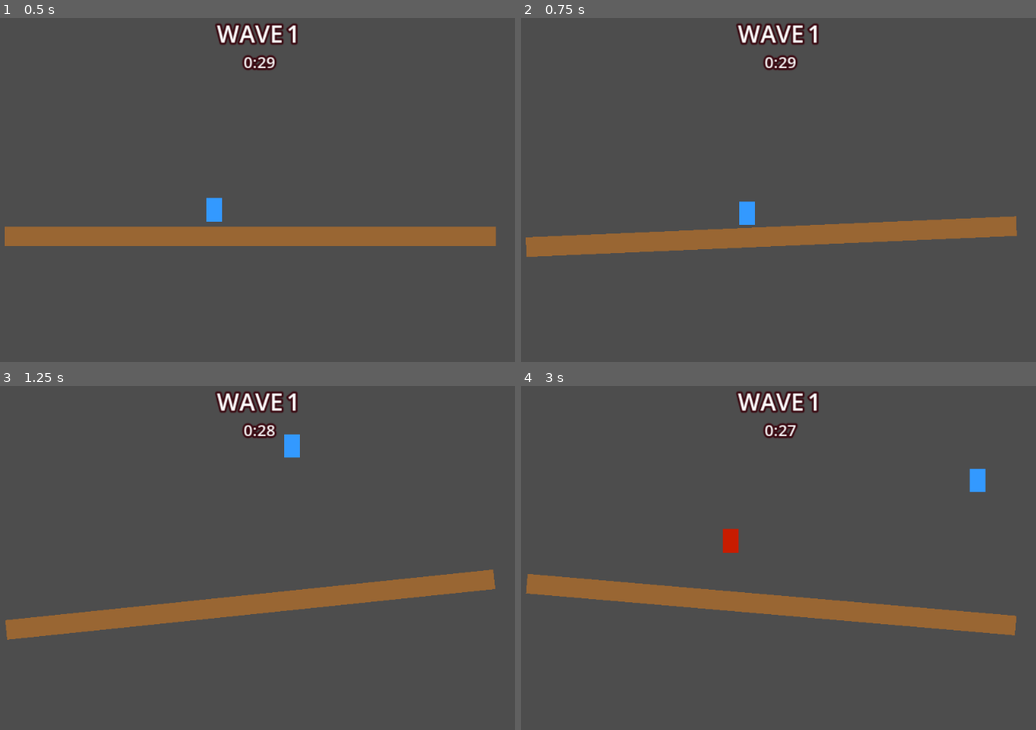
Above: before the commit, frames 1-4 (two rows, left to right).
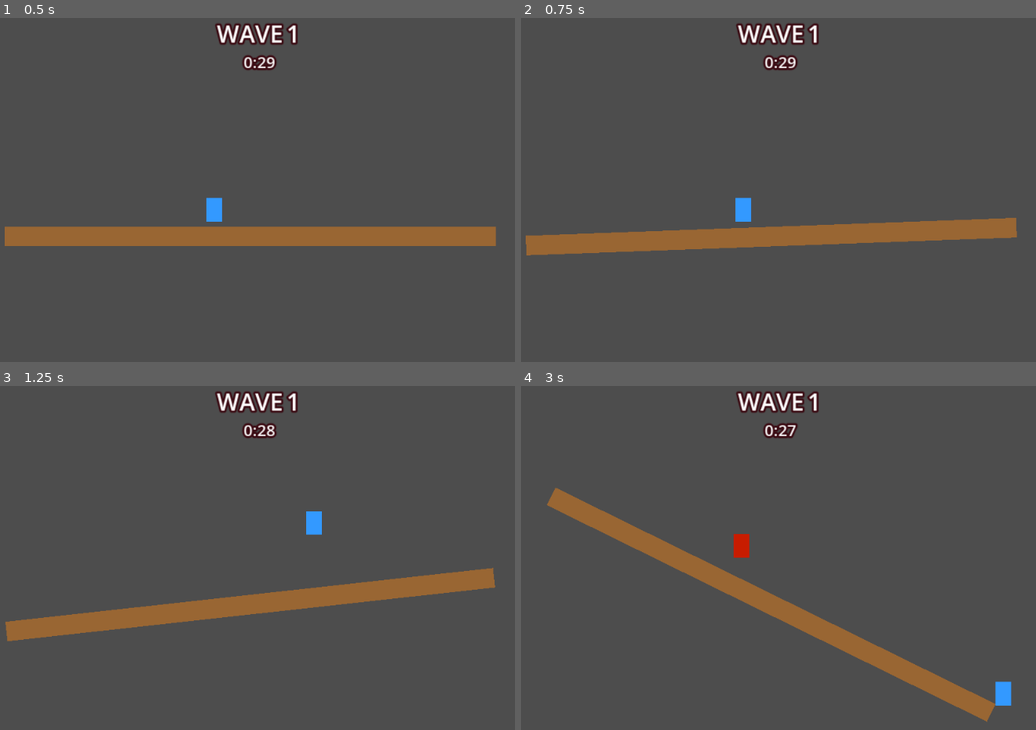
Above: after the commit, the same moments.

Repository: Huffmanz/BadGameIdea
Game: Godot game, scene res://levels/main.tscn
Two runs of this game, one before a commit and one after it. Both use one fixed random seed, a clock stepped at 60 frames per second and the inputs below.
Inputs (mouse positions are in pixels of both pictures, inside the frame that each line leads up to):
- Up to frame 1 (0.5 s): no input
- Up to frame 2 (0.75 s): move the mouse to (917, 169) at 0.52 s; hold D (move_right) from 0.53 s (still down); tap Space (jump) at 0.6 s; click (917, 169) at 0.67 s
- Up to frame 3 (1.25 s): keep holding D (move_right); tap Space (jump) at 0.77, 1.07 s
- Up to frame 4 (3 s): move the mouse to (654, 571) at 1.27 s; release D (move_right) at 1.28 s; hold S (move_down) 1.28-2.03 s; tap Space (jump) at 1.35, 1.52, 1.82, 2.1, 2.85 s; move the mouse to (840, 475) at 2.02 s; hold D (move_right) 2.03-2.78 s; move the mouse to (747, 623) at 2.77 s; hold W (move_up) from 2.78 s (still down); click (747, 623) at 2.92 s

Frame 1 is identical in both runs. In frame 2, 0.7% of the frame differs, in the area x 0-97%, y 52-70%; in frame 3, 1.0%; in frame 4, 11%, in the area x 0-97%, y 23-98%.

Commit message:
launch character at angle of lever

Diff:
--- a/scene/character/character_base.gd
+++ b/scene/character/character_base.gd
@@ -49,7 +49,7 @@
 					continue
 				var character_side = sign(lever.global_position.x - character.global_position.x)
 				if character_side != side:
-					launch_character(character, character.jump_force / 4.0)
+					launch_character(character, Vector2.DOWN * character.jump_force / 4.0)
 		if state == State.SLAMMING and is_grounded:
 			var offset = global_position - lever.global_position
 			lever.apply_impulse(Vector2.DOWN * slam_force * (fall_time + 1.0), offset)
@@ -62,13 +62,15 @@
 					continue
 				var character_side = sign(lever.global_position.x - character.global_position.x)
 				if character_side != side:
-					launch_character(character, character.jump_force)
+					#rotate force in same direction as the lever
+					var force_direction : Vector2 = Vector2.DOWN.rotated(lever.global_rotation)
+					launch_character(character, character.jump_force * force_direction)
 
 
 
-func launch_character(character: CharacterBase, force: float) -> void:
+func launch_character(character: CharacterBase, force: Vector2) -> void:
 	var offset = character.global_position - lever.global_position
-	character.apply_impulse(Vector2.DOWN * force, offset)
+	character.apply_impulse(force, offset)
 
 func _update_state(delta: float) -> void:
 	if is_grounded:
--- a/scene/character/enemy/enemy_base.tscn
+++ b/scene/character/enemy/enemy_base.tscn
@@ -11,6 +11,7 @@
 slam_chance = 0.05
 move_force = 1000.0
 jump_force = 1500.0
+slam_force = 5000.0
 
 [node name="ColorRect" parent="." index="0" unique_id=678962286]
 color = Color(0.78258485, 0.108773105, 4.813075e-07, 1)
--- a/scene/character/player/player.tscn
+++ b/scene/character/player/player.tscn
@@ -4,12 +4,9 @@
 [ext_resource type="PackedScene" uid="uid://ducvxidcmaamh" path="res://scene/character/character_base.tscn" id="1_uldb0"]
 [ext_resource type="Script" uid="uid://c2boltnm1sewl" path="res://scene/character/player/camera.gd" id="2_uldb0"]
 
-[sub_resource type="PhysicsMaterial" id="PhysicsMaterial_45qvi"]
-absorbent = true
-
 [node name="Player" unique_id=2108289193 groups=["player"] instance=ExtResource("1_uldb0")]
-physics_material_override = SubResource("PhysicsMaterial_45qvi")
 script = ExtResource("1_player")
+slam_force = 8000.0
 
 [node name="ColorRect" parent="." index="0" unique_id=678962286]
 color = Color(0.2, 0.6, 1, 1)
--- a/scene/fulcrum/fulcrum_lever.tscn
+++ b/scene/fulcrum/fulcrum_lever.tscn
@@ -32,11 +32,13 @@
 mass = 100.0
 physics_material_override = SubResource("PhysicsMaterial_cnwh2")
 can_sleep = false
-continuous_cd = 2
-angular_damp = 0.3
+continuous_cd = 1
+linear_damp = 20.0
+angular_damp = 3.0
 script = ExtResource("1_lever")
-lever_length = 200.0
+lever_length = 250.0
 max_rotation_angle = 45.0
+angular_damping_value = 1.0
 
 [node name="CollisionShape2D" type="CollisionShape2D" parent="FulcrumLever" unique_id=864029450]
 shape = SubResource("RectangleShape2D_lever")
@@ -52,7 +54,7 @@
 [node name="PinJoint2D" type="PinJoint2D" parent="." unique_id=886519786]
 node_a = NodePath("../FulcrumPoint")
 node_b = NodePath("../FulcrumLever")
-bias = 0.5
+bias = 0.9
 angular_limit_enabled = true
 angular_limit_lower = -0.7853982
 angular_limit_upper = 0.7853982
